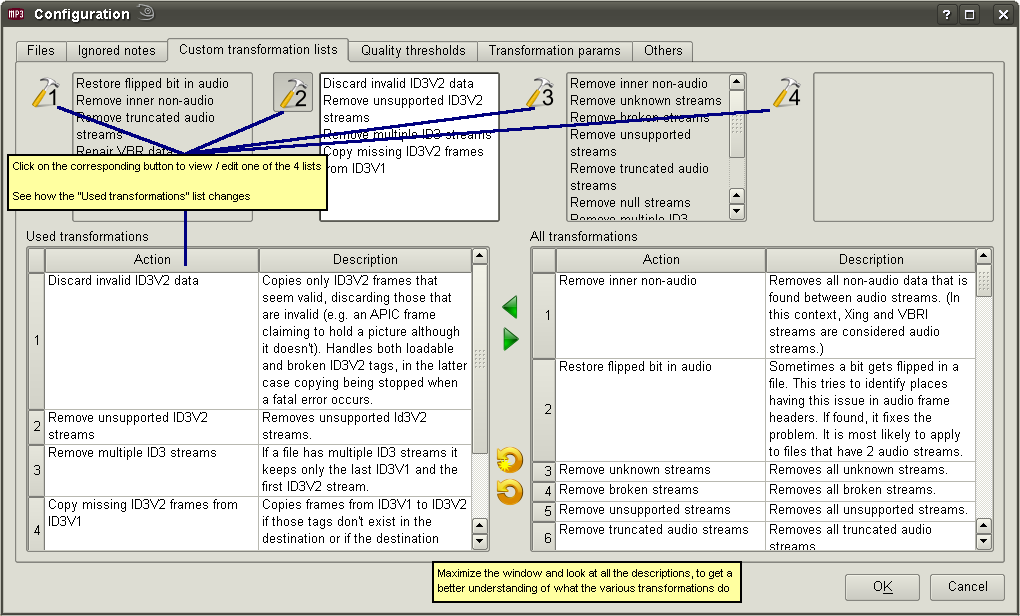
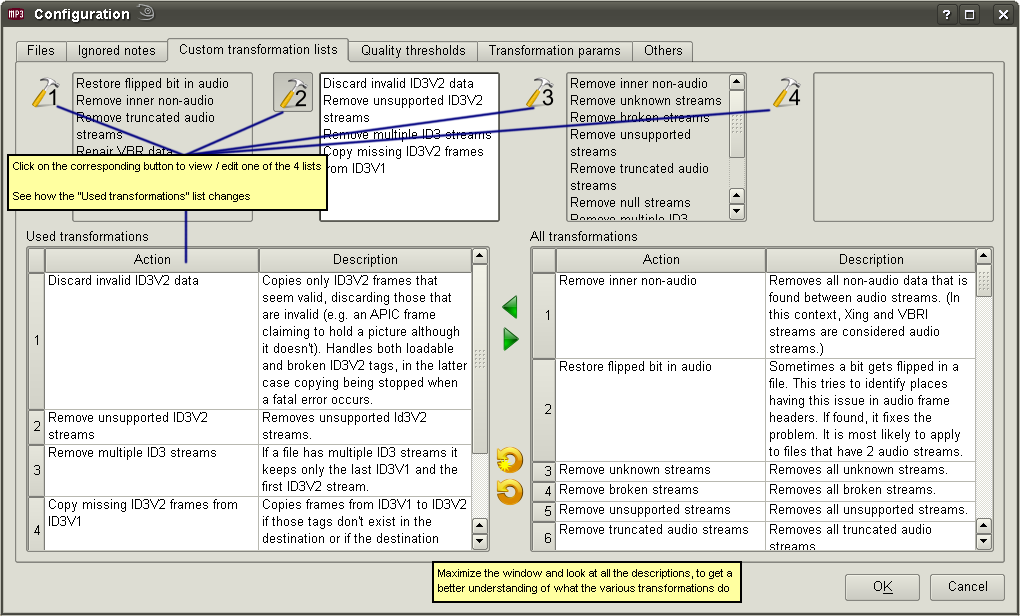
Comparing the layer stacks of the two 1020 × 616 images. Changes:
added layer "Pasted Layer#3" above "New Layer" over left=55, top=104, right=772, bottom=265
hid "New Layer" over left=57, top=106, right=770, bottom=266
